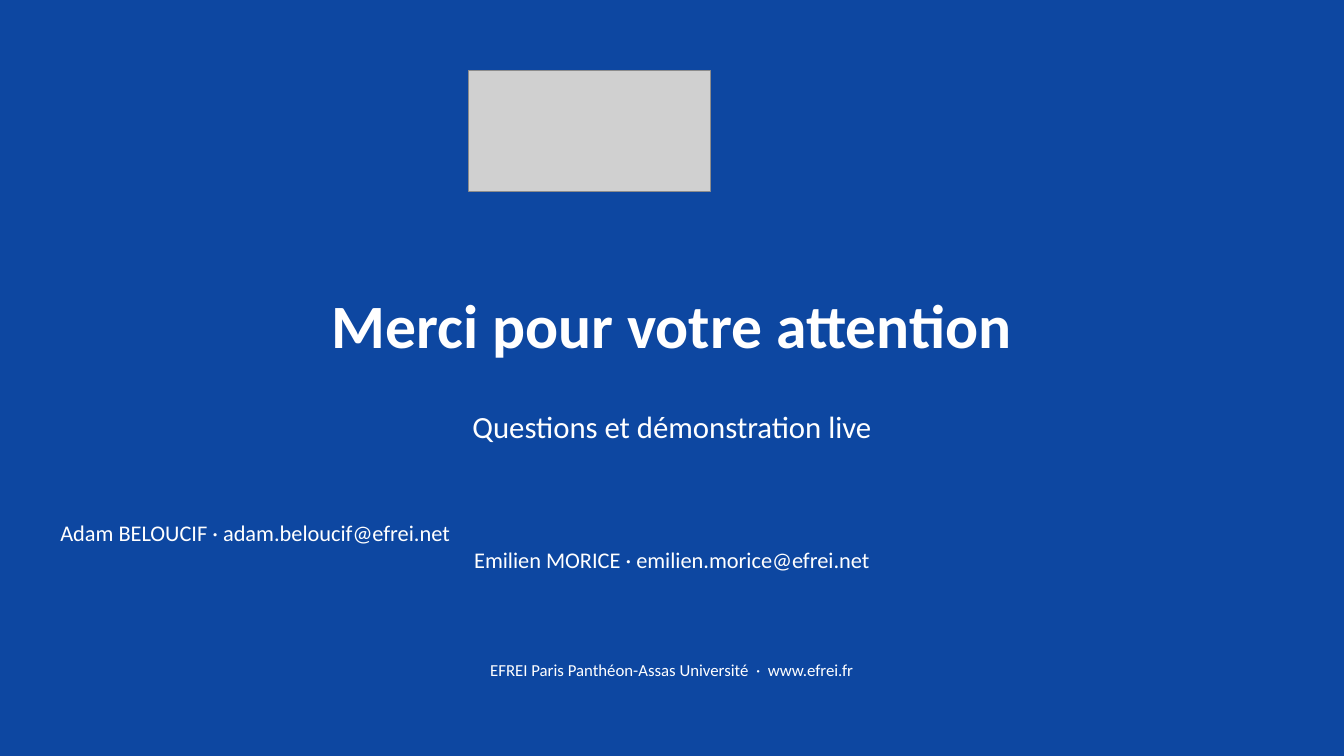
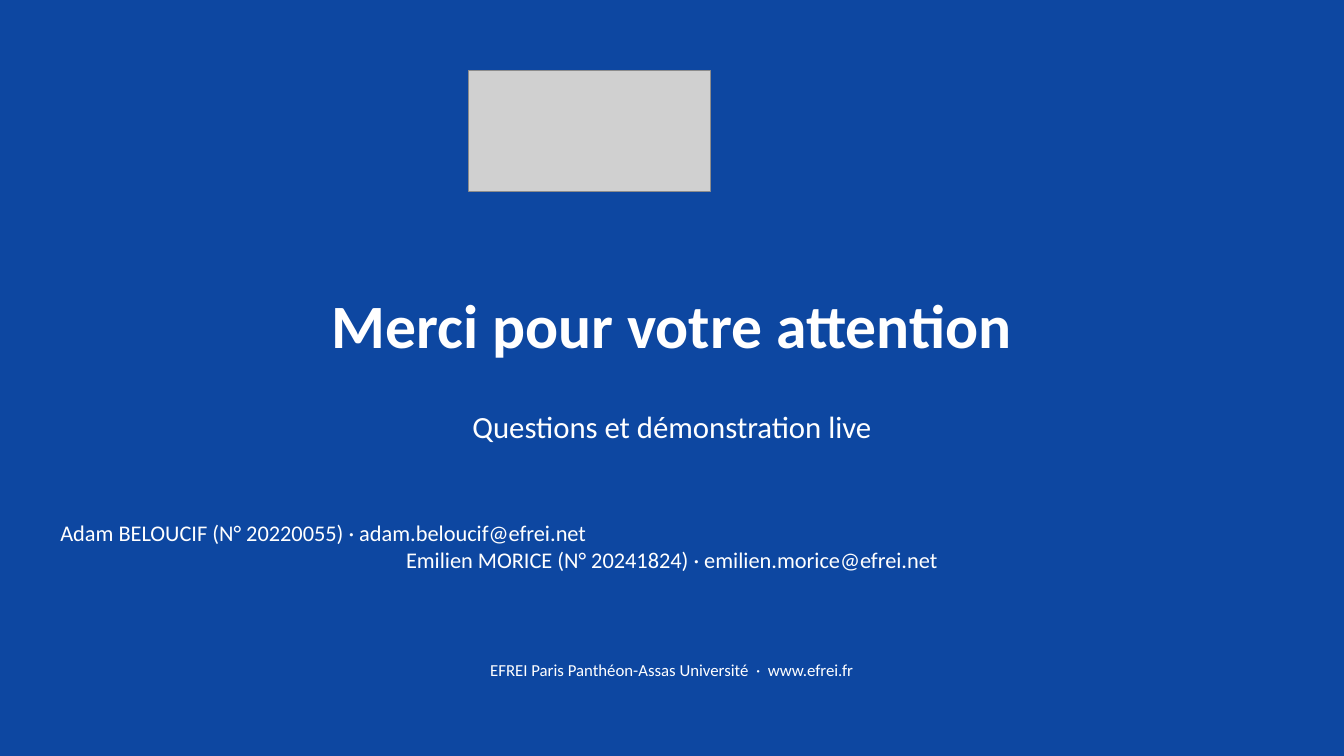
Before and after one commit to Adam-Blf/maintenance-predictive-industrielle, a slide deck: slide 24 of reports/presentation.pptx. Drawn at 1344x756 pixels with LibreOffice and Linux fonts; fonts in the diff are those of the drawing; grey boxes stand for pictures. Boxes give left, top, right and bottom in pixels: in the first picture for what was removed or moved away, otherwise in the second. Text is boxed around its words. In the diff, an @@ line names an element or a change of style, - is before the commit and + after.

```diff
--- a/reports/presentation.pptx
+++ b/reports/presentation.pptx
@@ text at [60, 525, 937, 571]: text changed @@
-Adam BELOUCIF · adam.beloucif@efrei.net
-Emilien MORICE · emilien.morice@efrei.net
+Adam BELOUCIF (N° 20220055) · adam.beloucif@efrei.net
+Emilien MORICE (N° 20241824) · emilien.morice@efrei.net
```
Also in this commit, not shown: 1 other slide changed.
